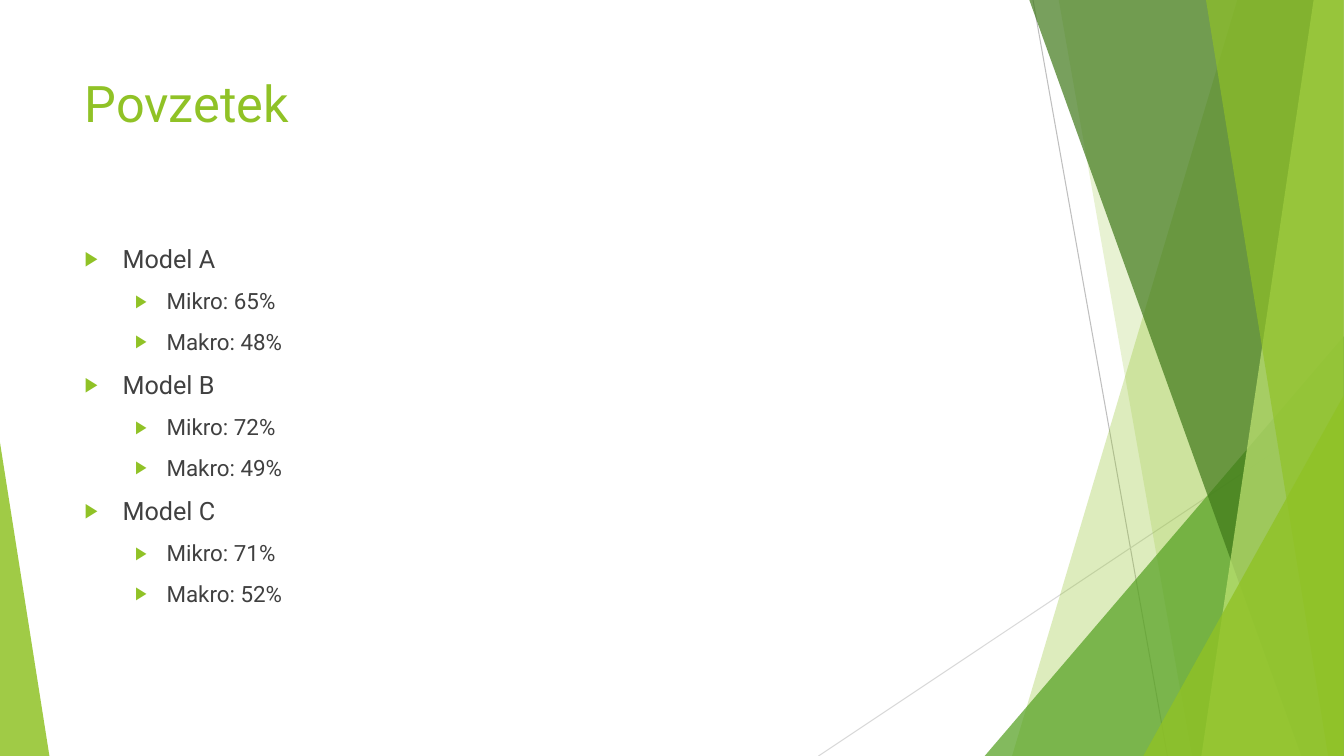
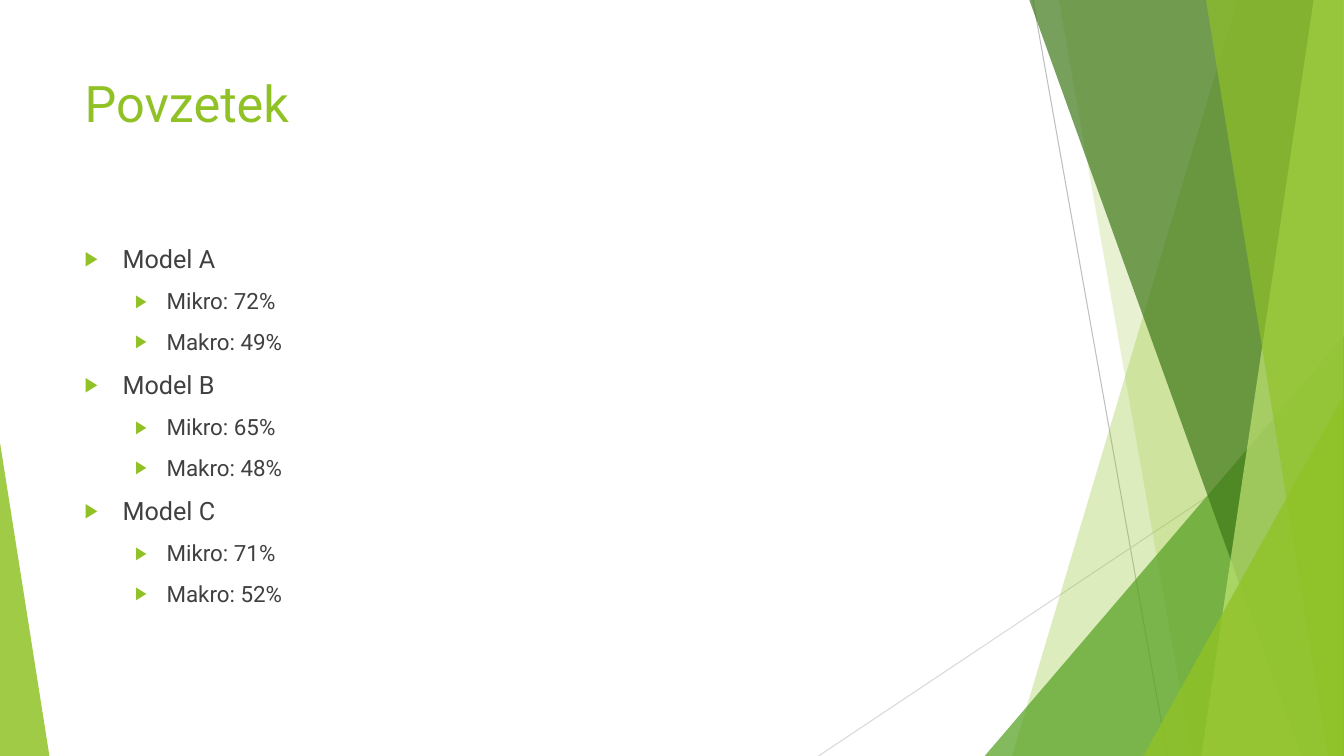
Before and after one commit to venom1270/onj-seminar2, a slide deck: slide 17 of presentation.pptx. Drawn at 1344x756 pixels with LibreOffice and Linux fonts; fonts in the diff are those of the drawing. Boxes give left, top, right and bottom in pixels: in the first picture for what was removed or moved away, otherwise in the second. Text is boxed around its words. In the diff, an @@ line names an element or a change of style, - is before the commit and + after.

```diff
--- a/presentation.pptx
+++ b/presentation.pptx
@@ text at box(123, 292, 282, 395): paragraphs added @@
+  ▶ Mikro: 72%
+  ▶ Makro: 49%
+▶ Model B
@@ text at box(123, 375, 282, 476): paragraphs removed @@
-▶ Model B
-  ▶ Mikro: 72%
-  ▶ Makro: 49%
```
Also in this commit, not shown: 2 other files.
